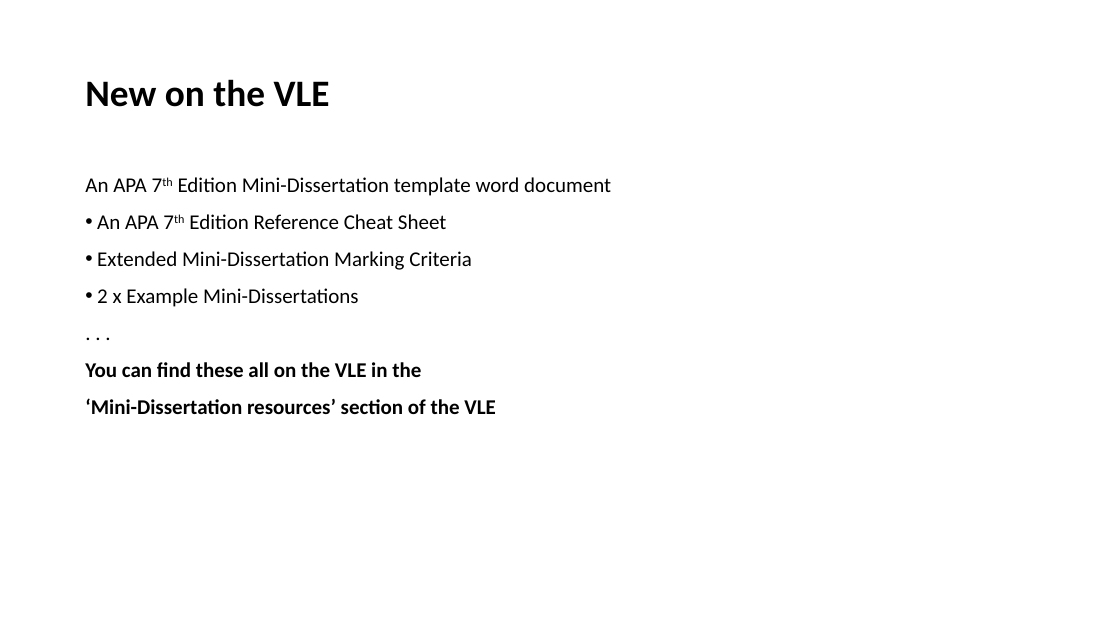
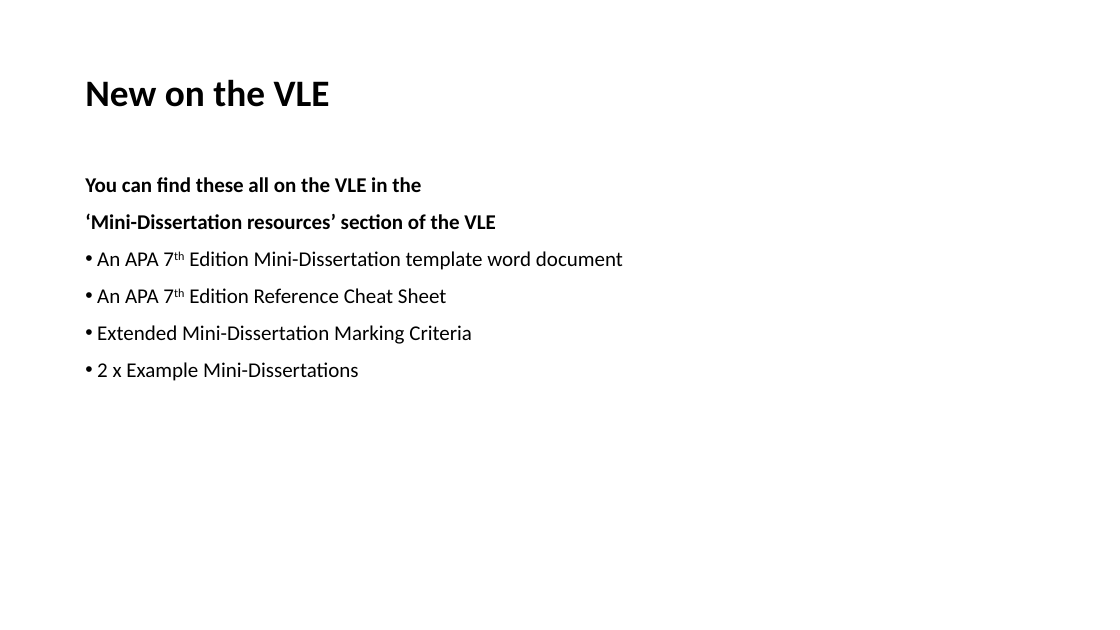
Before and after one commit to LittleMonkeyLab/PS52007Dslides, a slide deck: slide 11 of _site/lectures/Lecture10/Lecture10.pptx (slide 8 before the commit). Drawn at 1120x630 pixels with LibreOffice and Linux fonts; fonts in the diff are those of the drawing. Boxes give left, top, right and bottom in pixels: in the first picture for what was removed or moved away, otherwise in the second. Text is boxed around its words. In the diff, an @@ line names an element or a change of style, - is before the commit and + after.

```diff
--- a/_site/lectures/Lecture10/Lecture10.pptx
+++ b/_site/lectures/Lecture10/Lecture10.pptx
@@ text at (85,177,495,229): paragraphs added @@
+You can find these all on the VLE in the
+‘Mini-Dissertation resources’ section of the VLE
@@ text at (97,251,623,270): bullet none to • @@
@@ text at (85,362,495,414): paragraphs removed @@
-. . .
-You can find these all on the VLE in the
-‘Mini-Dissertation resources’ section of the VLE
```
Also in this commit, not shown: 8 other slides changed, 6 slides added, 10 other files.
